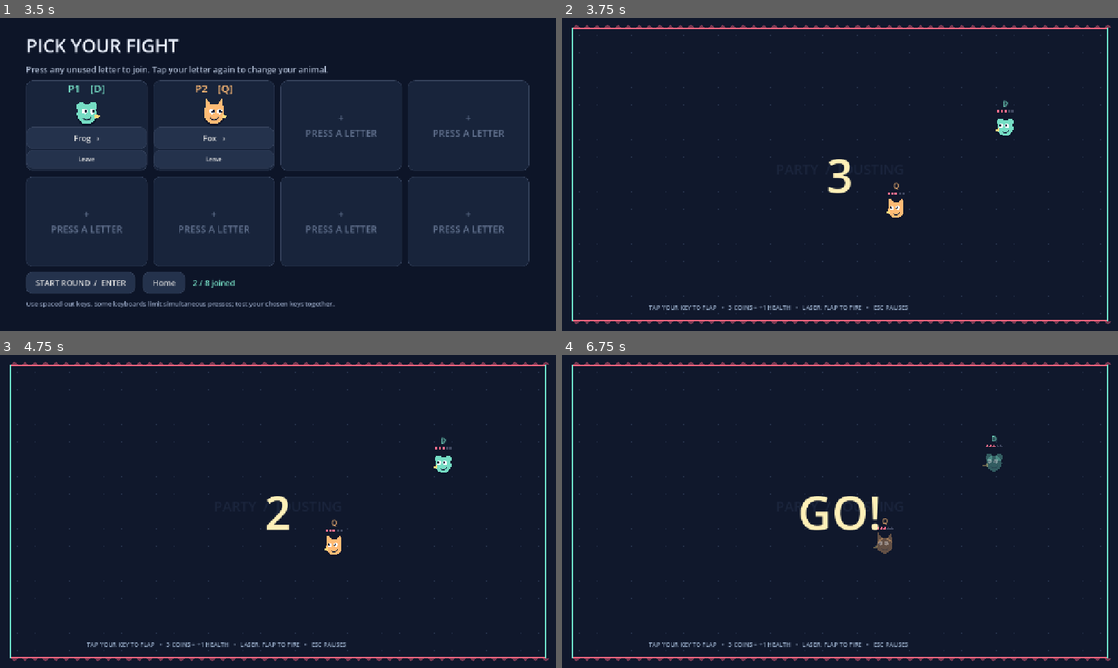
Above: before the commit, frames 1-4 (two rows, left to right).
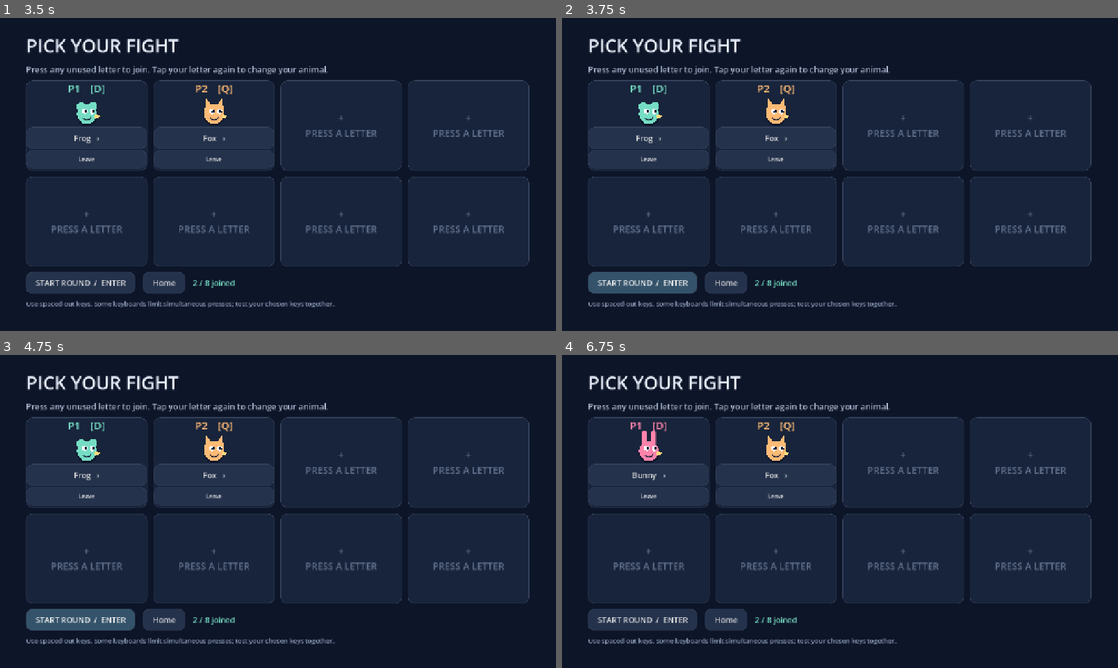
Above: after the commit, the same moments.

Repository: sharmnten/party-jousting-test
Game: Godot game, scene res://scenes/Main.tscn
The game is run twice, just before and just after one commit, with the same random seed, the same clock (stepped at 60 frames per second) and the same inputs.
Inputs (mouse positions are in pixels of both pictures, inside the frame that each line leads up to):
- Up to frame 1 (3.5 s): click "PLAY LOCAL →" at 0.5 s; click "Home" at 1.25 s; click "PLAY LOCAL →" at 2 s; tap Enter at 2.75 s; hold D from 2.78 s (still down); tap Q at 2.85 s
- Up to frame 2 (3.75 s): release D at 3.5 s; click "START ROUND / ENTER" at 3.5 s
- Up to frame 3 (4.75 s): click (77, 621) at 4.25 s, where only the run after the commit has a clickable "START ROUND / ENTER"
- Up to frame 4 (6.75 s): click (650, 473) at 5 s, where only the run after the commit has a clickable "Frog ›"; click (650, 473) at 5.75 s, where only the run after the commit has a clickable "Fox ›"; click (650, 473) at 6.5 s, where only the run after the commit has a clickable "Bat ›"

Frame 1 is identical in both runs. In frame 2, 15% of the frame differs, in the area x 1-99%, y 2-98%; in frame 3, 15%; in frame 4, 15%.
Error after the commit: Invalid access to property or key 'refresh_hud' on a base object of type 'CanvasLayer (GameUI)'. (res://scripts/main.gd:121)

Commit message:
Update game_ui.gd

Diff:
--- a/scripts/game_ui.gd
+++ b/scripts/game_ui.gd
@@ -13,7 +13,6 @@
 var page: Control
 var modal: Control
 var countdown_label: Label
-var roster: Array[JoustPlayer] = []
 
 func _ready() -> void:
 	process_mode = Node.PROCESS_MODE_ALWAYS
@@ -44,7 +43,6 @@
 	if is_instance_valid(page):
 		root_control.remove_child(page)
 		page.queue_free()
-	roster.clear()
 	page = Control.new()
 	page.set_anchors_and_offsets_preset(Control.PRESET_FULL_RECT)
 	page.mouse_filter = Control.MOUSE_FILTER_IGNORE
@@ -153,7 +151,6 @@
 
 func show_game(players: Array[JoustPlayer]) -> void:
 	_clear_page()
-	roster = players.duplicate()
 	var tip := label("TAP YOUR KEY TO FLAP   •   3 COINS = +1 HEALTH   •   LASER: FLAP TO FIRE   •   ESC PAUSES", 14, Color("94a8c4"))
 	tip.position = Vector2(200, 656)
 	page.add_child(tip)
@@ -169,10 +166,6 @@
 		countdown_label.text = text
 		countdown_label.modulate.a = 0.4
 		create_tween().tween_property(countdown_label, "modulate:a", 1.0, 0.15)
-
-func refresh_hud() -> void:
-	# Kept as a signal target for Arena; the in-match top HUD is intentionally removed.
-	return
 
 func hide_modal() -> void:
 	if is_instance_valid(modal):
